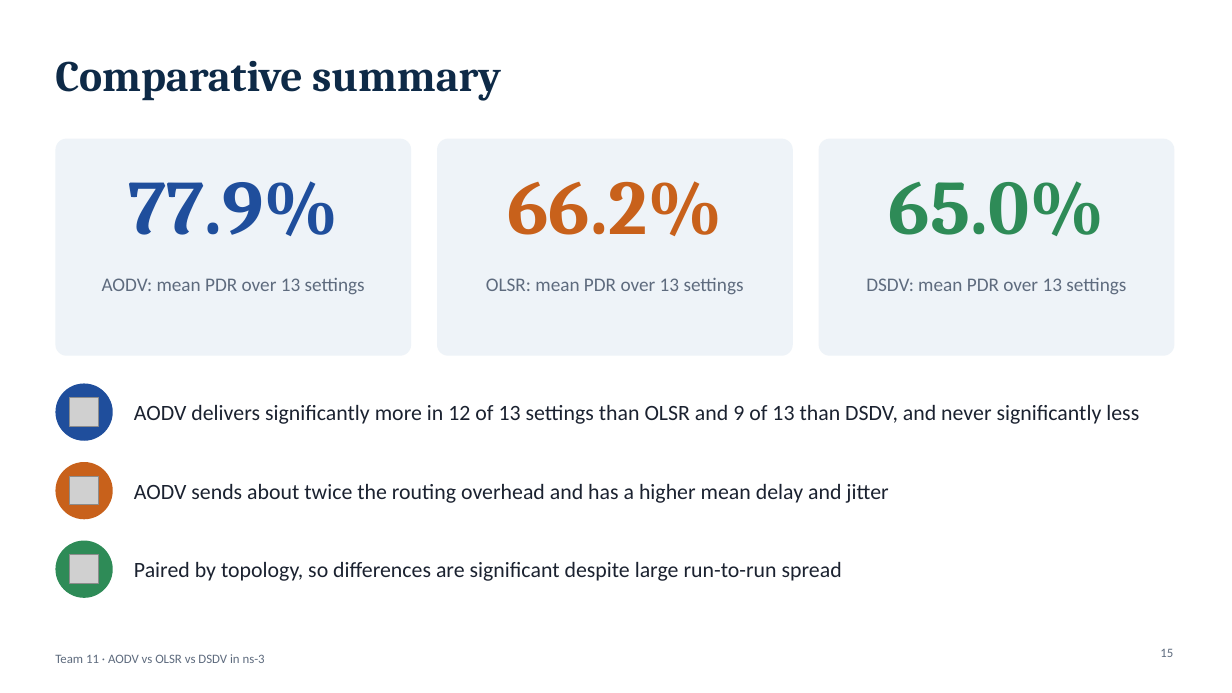
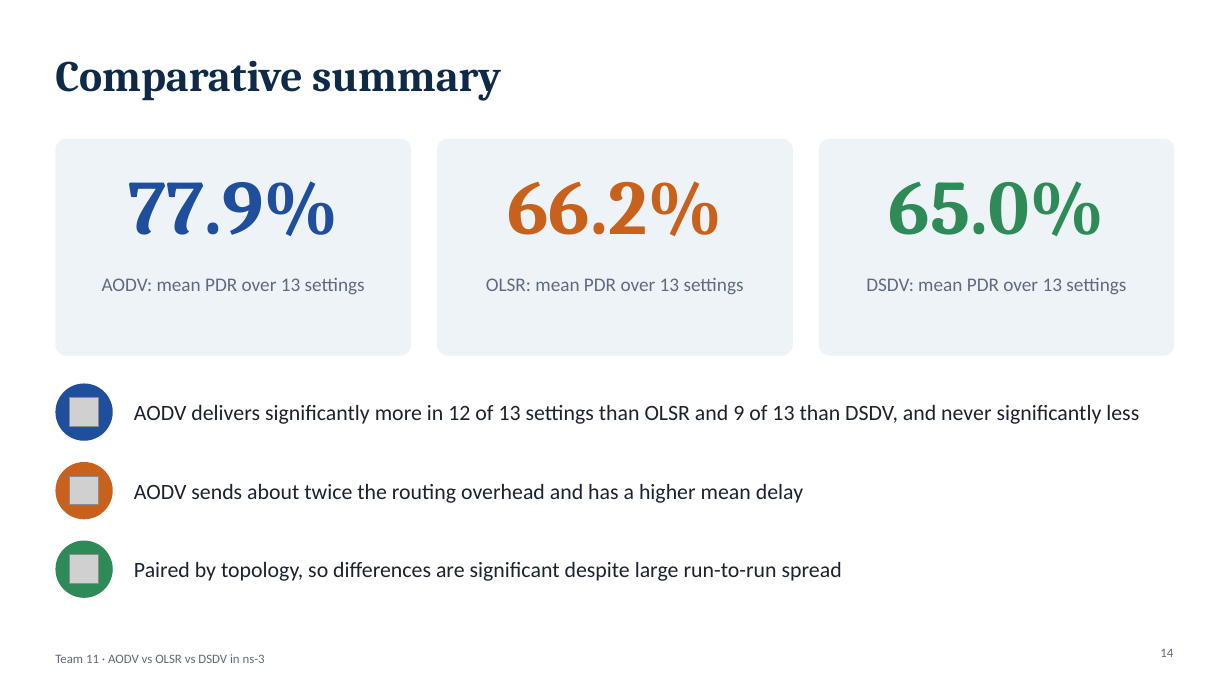
Before and after one commit to vijethmd/manet-routing-comparison, a slide deck: slide 14 of submissions/AODV_OLSR_DSDV_MANET_Team11.pptx (slide 15 before the commit). Drawn at 1232x693 pixels with LibreOffice and Linux fonts; fonts in the diff are those of the drawing; grey boxes stand for pictures. Boxes give left, top, right and bottom in pixels: in the first picture for what was removed or moved away, otherwise in the second. Text is boxed around its words. In the diff, an @@ line names an element or a change of style, - is before the commit and + after.

```diff
--- a/submissions/AODV_OLSR_DSDV_MANET_Team11.pptx
+++ b/submissions/AODV_OLSR_DSDV_MANET_Team11.pptx
@@ text at [134, 484, 803, 503]: text changed @@
-AODV sends about twice the routing overhead and has a higher mean delay and jitter
+AODV sends about twice the routing overhead and has a higher mean delay
@@ page number at [1160, 649, 1173, 657]: text changed @@
-15
+14
```
Also in this commit, not shown: 6 other slides changed, 2 slides removed, 2 other files.
